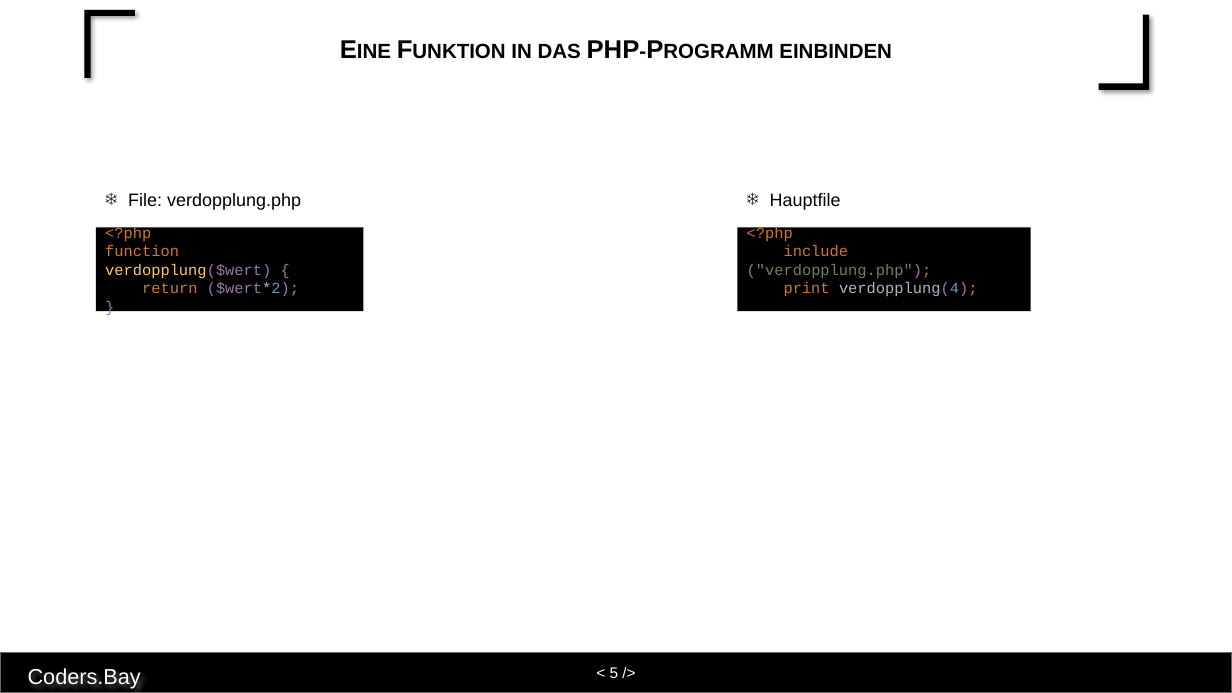
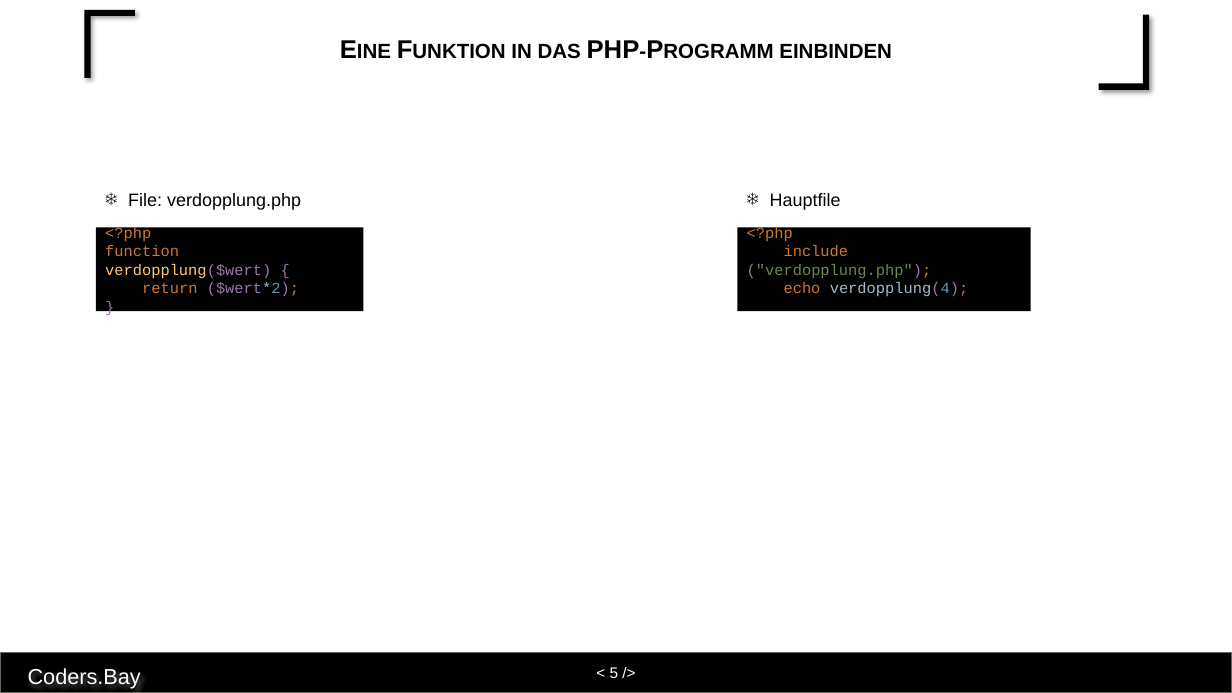
Before and after one commit to RebiRotti/abendkurs-2021, a slide deck: slide 5 of 2021-12-11/php-2.2 Funktionen.pptx. Drawn at 1232x693 pixels with LibreOffice and Linux fonts; fonts in the diff are those of the drawing. Boxes give left, top, right and bottom in pixels: in the first picture for what was removed or moved away, otherwise in the second. Text is boxed around its words. In the diff, an @@ line names an element or a change of style, - is before the commit and + after.

```diff
--- a/2021-12-11/php-2.2 Funktionen.pptx
+++ b/2021-12-11/php-2.2 Funktionen.pptx
@@ text in rectangle at <box>747,227,969,296</box>: text changed @@
-<?php
-include ("verdopplung.php");
-print verdopplung(4);
+<?php
+include ("verdopplung.php");
+echo verdopplung(4);
```
Also in this commit, not shown: 2 other slides changed, 1 other file.
